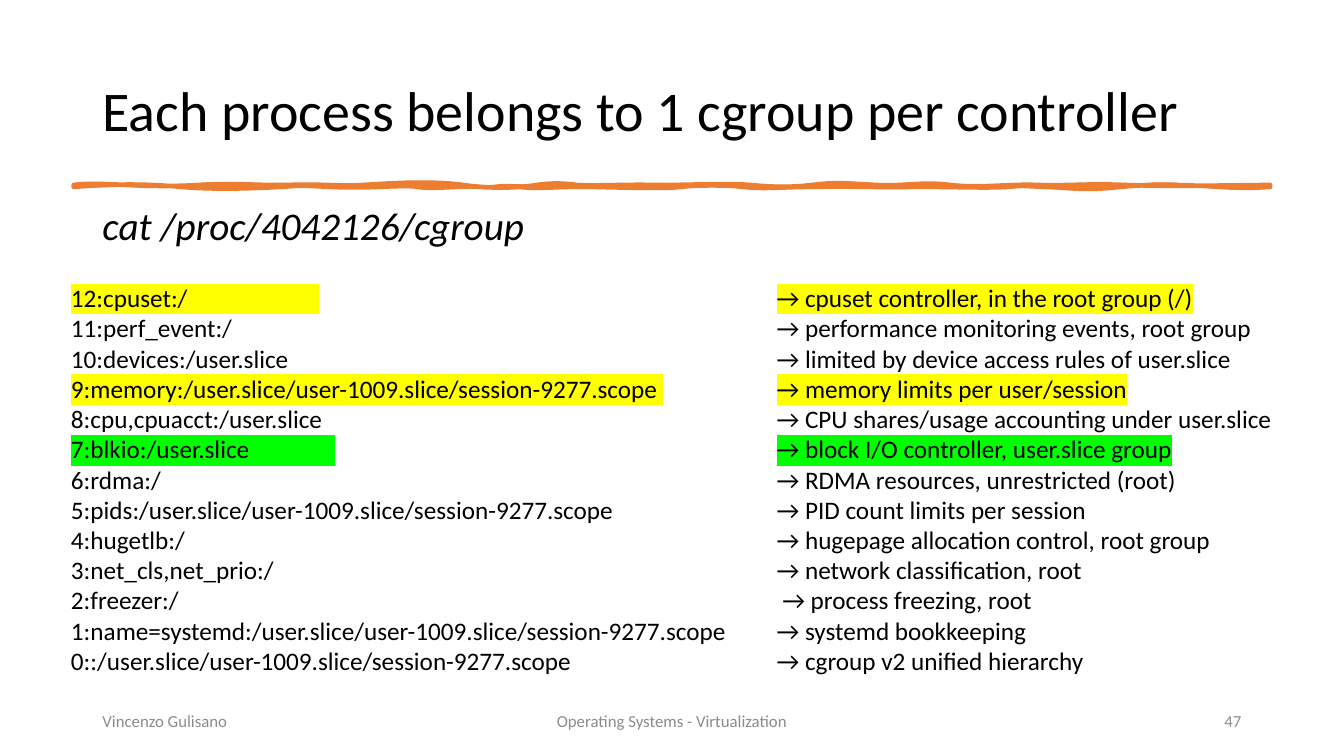
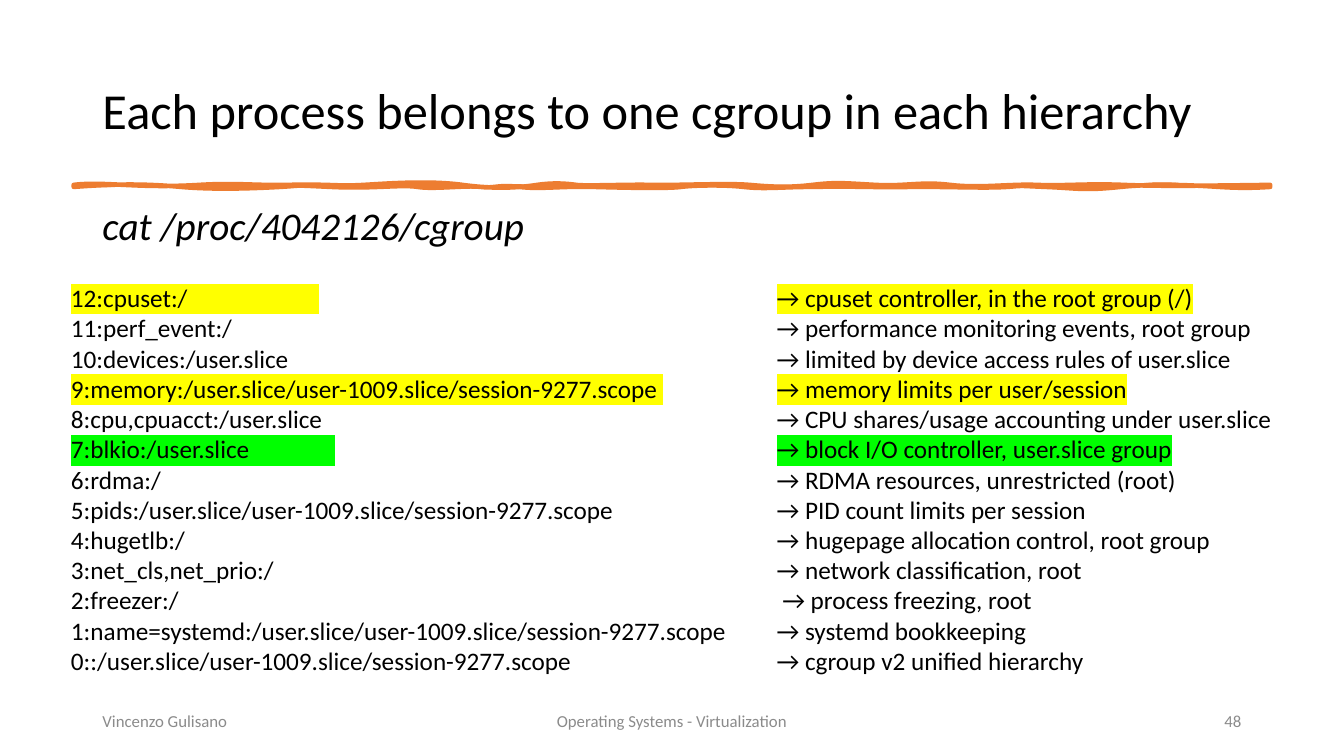
Before and after one commit to vincenzo-gulisano/os_material, a slide deck: slide 48 of slides/virtualization.pptx (slide 47 before the commit). Drawn at 1344x756 pixels with LibreOffice and Linux fonts; fonts in the diff are those of the drawing. Boxes give left, top, right and bottom in pixels: in the first picture for what was removed or moved away, otherwise in the second. Text is boxed around its words. In the diff, an @@ line names an element or a change of style, - is before the commit and + after.

```diff
--- a/slides/virtualization.pptx
+++ b/slides/virtualization.pptx
@@ title at [102,94,1191,138]: text changed; size 40 to 36 pt @@
-Each process belongs to 1 cgroup per controller
+Each process belongs to one cgroup in each hierarchy
@@ page number at [1224,715,1241,727]: text changed @@
-47
+48
```
Also in this commit, not shown: 8 other slides changed, 1 slide added, 1 other file.
